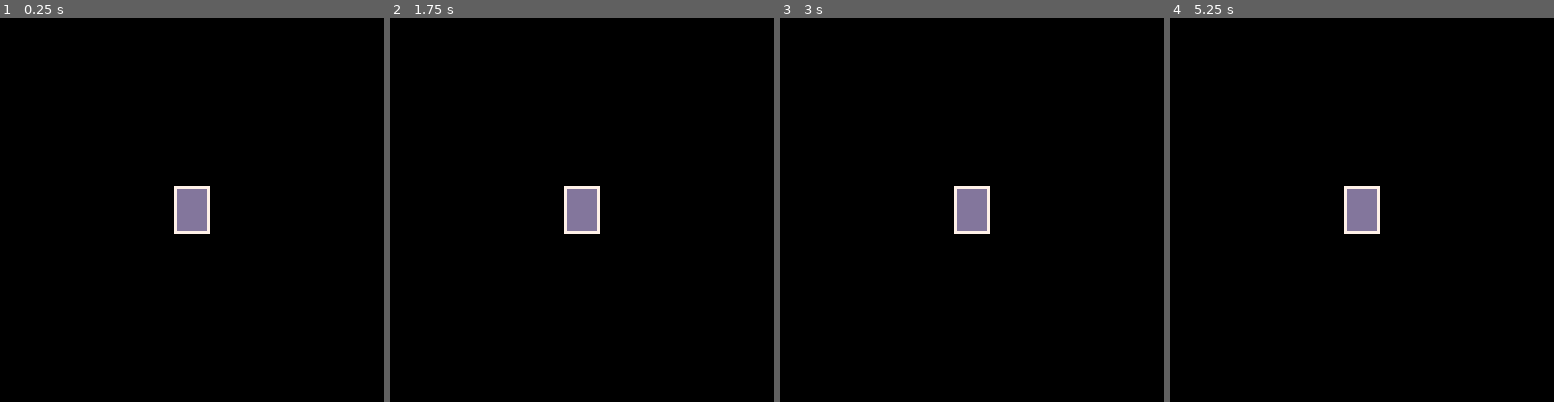
Above: before the commit, frames 1-4 (left to right).
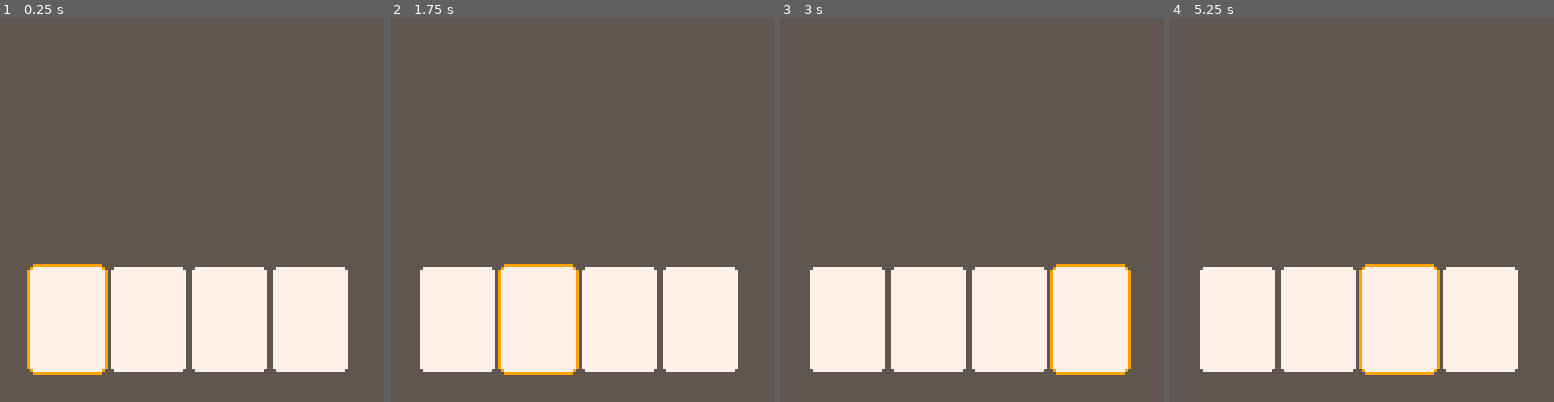
Above: after the commit, the same moments.

Repository: imkittydotcom/p8bj
Game: PICO-8 cartridge p8bj.p8
Same seed, same stepped clock (60 frames per second), same inputs: the game is played once before the commit and once after it.
Inputs:
- Up to frame 1 (0.25 s): no input
- Up to frame 2 (1.75 s): hold Right from 1.6 s (still down)
- Up to frame 3 (3 s): release Right at 2.1 s; hold Right from 2.47 s (still down)
- Up to frame 4 (5.25 s): release Right at 3.03 s; hold Left 3.08-3.58 s; hold Right 4.02-4.68 s; hold Left from 5.08 s (still down)

The runs differ from the first frame. In frame 1, 100% of the frame differs, in the area x 0-100%, y 0-100%; in frame 2, 100%; in frame 3, 100%; in frame 4, 100%.

Commit message:
add basic hand drawing and card selection

Diff:
--- a/p8bj.p8
+++ b/p8bj.p8
@@ -1,16 +1,118 @@
 pico-8 cartridge // http://www.pico-8.com
 version 42
 __lua__
+-- 2d vectors
+function vec(_x,_y)
+ if not _x then _x = 0 end
+ if not _y then _y = _x end
+ return setmetatable({x=_x,y=_y},vecproto)
+end
+
+function vecargs(a,b)
+ if(type(a)=="number") return vec(a),b
+ if(type(b)=="number") return a,vec(b)
+ return a,b
+end
+
+vecproto={
+ __index={x=0,y=0},
+ __unm = function(tble)
+  return vec(-tble.x,-tble.y)
+ end,
+ __add = function(a,b)
+  a,b=vecargs(a,b)
+  return vec(a.x+b.x,a.y+b.y)
+ end,
+ __mul = function(a,b)
+  a,b=vecargs(a,b)
+  return vec(a.x*b.x,a.y*b.y)
+ end,
+ __div = function(a,b)
+  a,b=vecargs(a,b)
+  return vec(a.x/b.x,a.y/b.y)
+ end,
+ __sub = function(a,b)
+  a,b=vecargs(a,b)
+  return vec(a.x-b.x,a.y-b.y)
+ end,
+ __pow = function(a,b)
+  a,b=vecargs(a,b)
+  return vec(a.x^b.x,a.y^b.y)
+ end,
+}
+
+function zero(_v)
+ return _v.x==0 and _v.y==0
+end
+
+dot = function(a,b)
+  return a.x*b.x+a.y*b.y
+end
+
+function vlen(_v)
+ return sqrt(_v.x*_v.x+_v.y*_v.y)
+end
+
+function norm(_v)
+ if (zero(_v)) return vec()
+ local len=vlen(_v)
+ return vec(_v.x/len,_v.y/len)
+end
+
+function vspr(_n,_pos,_w,_h)
+ spr(_n,_pos.x,_pos.y,_w,_h)
+end
+-->8
+-- game state
+
+-- player's hand
+selected_card=0
+held_cards=4
+
+-- constants
+card_size=vec(25,35)
+card_half=card_size/2
+card_offset=vec(3,2)
+held_card_offset=card_size.x+2
+-->8
 -- game loop
 function _init()
 end
 
 function _update()
+ update_player_hand()
 end
 
 function _draw()
- cls(0)
- spr(1,64-8,64-8,2,2)
+ cls(5)
+ draw_player_hand()
+end
+-->8
+-- cards
+function update_player_hand()
+ if btnp(0) then
+  selected_card=max(0,selected_card-1)
+ end
+ if btnp(1) then
+  selected_card=min(held_cards-1,selected_card+1)
+ end
+end
+
+function draw_player_hand()
+ for i=0,held_cards-1 do
+  draw_card(vec(10+i*held_card_offset,
+            128-10-card_size.y),
+            selected_card==i)
+ end
+end
+
+function draw_card(_pos,_outline)
+ if not _outline then
+  palt(9,true)
+ end
+ vspr(0,_pos-card_offset,
+      4,5)
+ palt(9,false)
 end
 
 
Not shown, changed: 38 lines of the sprite sheet (__gfx__) section of p8bj.p8
